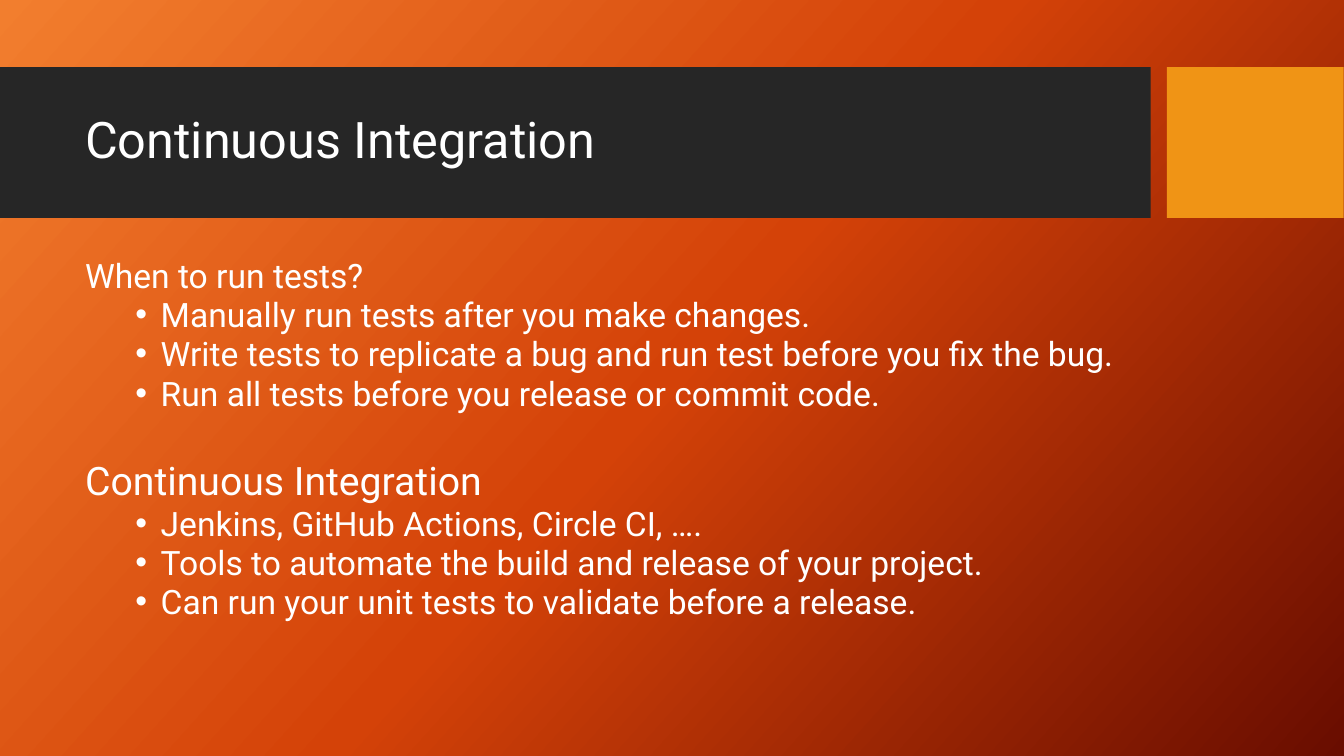
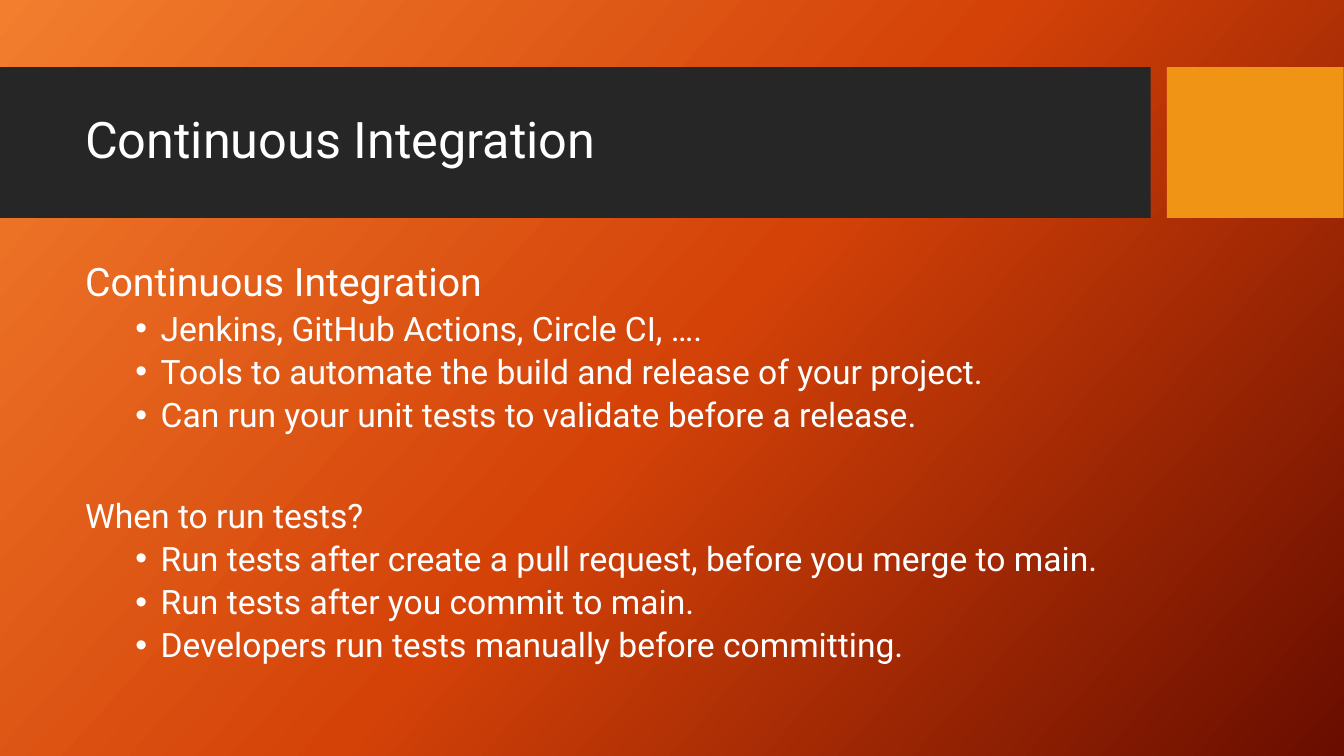
Before and after one commit to PrincetonUniversity/software_testing, a slide deck: slide 25 of UnitTestingSlides.pptx (slide 24 before the commit). Drawn at 1344x756 pixels with LibreOffice and Linux fonts; fonts in the diff are those of the drawing; background and template pictures are left out. Boxes give left, top, right and bottom in pixels: in the first picture for what was removed or moved away, otherwise in the second. Text is boxed around its words. In the diff, an @@ line names an element or a change of style, - is before the commit and + after.

Commit message:
add TDD to slides

```diff
--- a/UnitTestingSlides.pptx
+++ b/UnitTestingSlides.pptx
@@ text at (85, 262, 1113, 413): paragraphs removed @@
-When to run tests?
-  • Manually run tests after you make changes.
-  • Write tests to replicate a bug and run test before you fix the bug.
-  • Run all tests before you release or commit code.
@@ text at (85, 267, 982, 434): line spacing 0.8 to 0.9 @@
@@ text at (85, 502, 1097, 664): paragraphs added @@
+When to run tests?
+  • Run tests after create a pull request, before you merge to main.
+  • Run tests after you commit to main.
+  • Developers run tests manually before committing.
```
Also in this commit, not shown: 4 other slides changed, 1 slide added.
